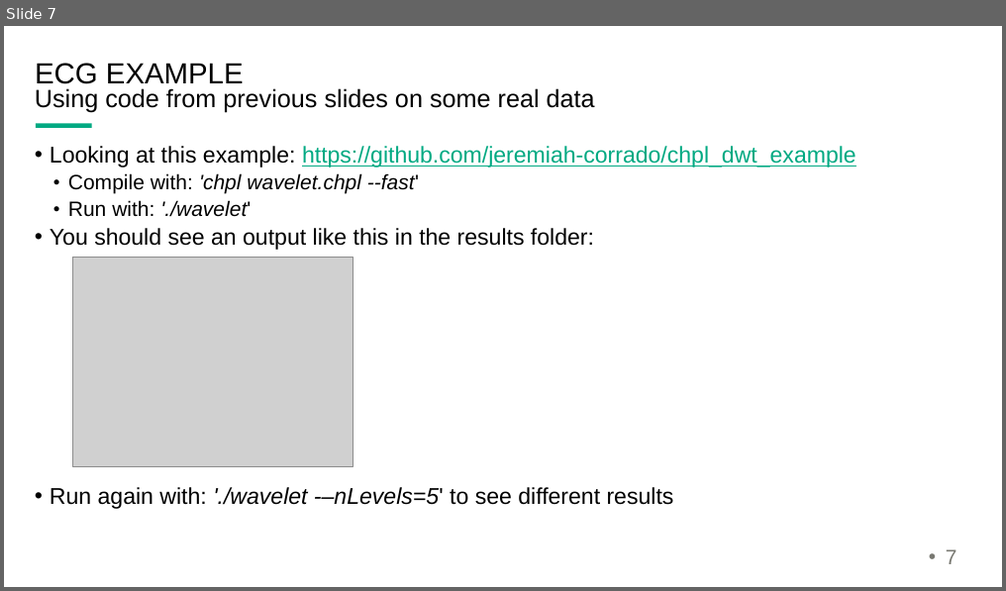
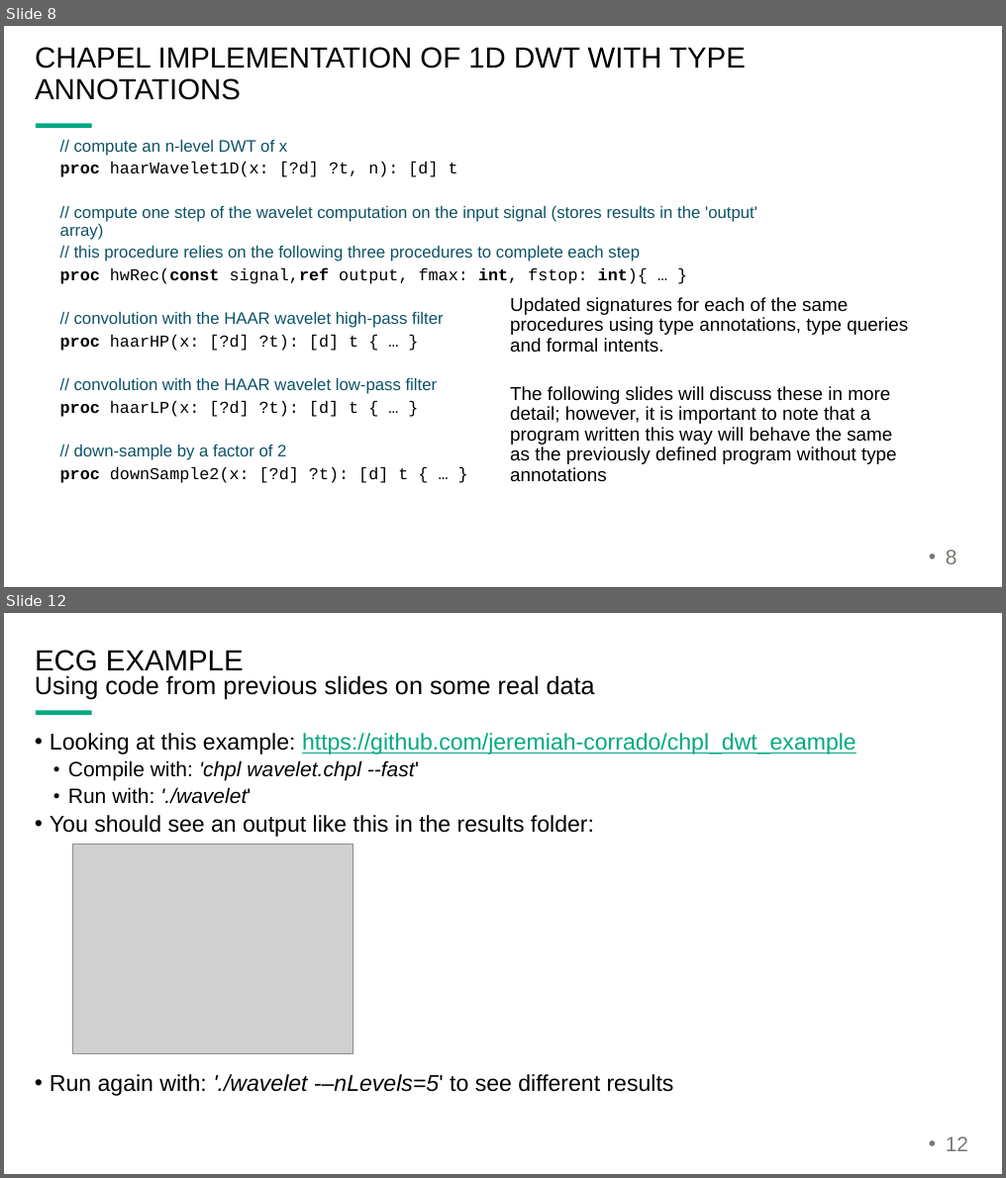
Before and after one commit to jeremiah-corrado/chpl_dwt_example, a slide deck: wavelet_notes.pptx. Shown one above the other, each under a label of ours: slide 7 before the commit, slides 8 and 12 after it; the slides between them are not shown. The pictures are 1006x591 and 1006x1178 pixels, drawn with LibreOffice and Linux fonts; fonts in the diff are those of the drawing; grey boxes stand for pictures; background and template pictures are left out. Boxes give left, top, right and bottom in pixels: in the first picture for what was removed or moved away, otherwise in the second. Text is boxed around its words. In the diff, an @@ line names an element or a change of style, - is before the commit and + after.

Commit message:
added typed and untyped info to slides. More detail still needed on slides 8-11.

```diff
--- a/wavelet_notes.pptx
+++ b/wavelet_notes.pptx
@@ slide 8 added at box(4, 26, 1002, 587), background #FFFFFF; not listed: 1 template element that a slide beside it also shows @@
@@ title added at box(35, 47, 746, 100), 28 pt, text #000000 @@
+CHAPEL IMPLEMENTATION OF 1D DWT WITH TYPE ANNOTATIONS
@@ text added at box(60, 140, 757, 483), 16 pt, text #0D5265 @@
+      // compute an n-level DWT of x
+      proc haarWavelet1D(x: [?d] ?t, n): [d] t
+      // compute one step of the wavelet computation on the input signal (stores results in the 'output' array)
+      // this procedure relies on the following three procedures to complete each step
+      proc hwRec(const signal,ref output, fmax: int, fstop: int){ … }
+      // convolution with the HAAR wavelet high-pass filter
+      proc haarHP(x: [?d] ?t): [d] t { … }
+      // convolution with the HAAR wavelet low-pass filter
+      proc haarLP(x: [?d] ?t): [d] t { … }
+      // down-sample by a factor of 2
+      proc downSample2(x: [?d] ?t): [d] t { … }
@@ text added at box(510, 297, 908, 465), 18 pt, text #000000 @@
+Updated signatures for each of the same procedures using type annotations, type queries and formal intents.
+The following slides will discuss these in more detail; however, it is important to note that a program written this way will behave the same as the previously defined program without type annotations
@@ page number added at box(945, 550, 957, 565), 20 pt, text #787871 @@
+• 8
@@ what was slide 7 is now slide 12 @@
@@ page number at box(945, 1137, 968, 1152): text changed @@
-• 7
+• 12
```
Also in this commit, not shown: 3 slides changed, 4 other slides added, 1 other file.
